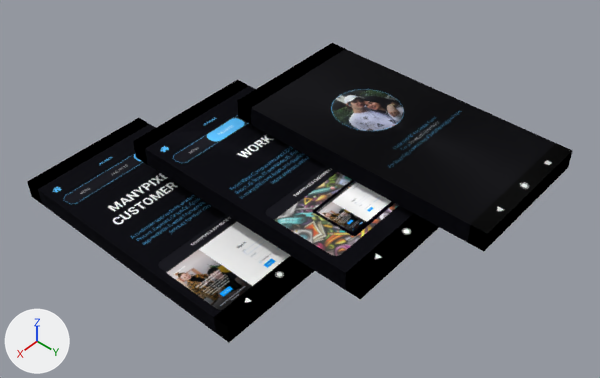
The Blender file src/assets/imgs/portfolio-app/3d.blend: old version first, new version second.
Before and after are seen from a 50 mm lens placed at (11.18, 11.93, 12.59), pointed at (-0.11, 1.99, -0.4). The lights are fixed; the arrows at lower left show +X, +Y and +Z.
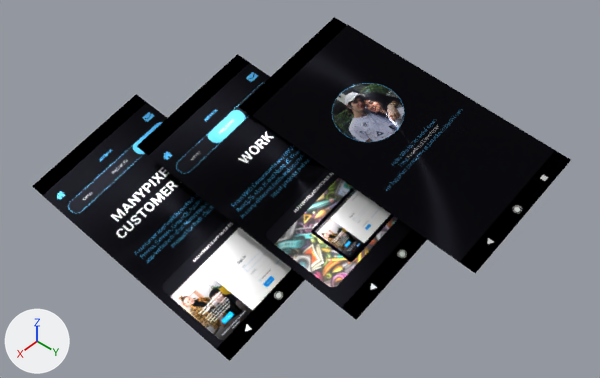
Location of each change, [x1, y1, x2, y2] in pixels of the pictures (600 x 378 px):
'Cube.001', turned, rescaled
    before: [251, 49, 573, 251]
    after: [252, 25, 571, 273]
'Cube', surface changed, turned, rescaled
    before: [145, 86, 439, 299]
    after: [149, 63, 427, 320]
'Cube.005', surface changed, turned, rescaled
    before: [38, 124, 314, 342]
    after: [42, 103, 305, 361]
'Cube.003', moved, turned, rescaled
    before: [133, 80, 249, 164]
    after: [137, 54, 250, 156]
'Cube.004', moved, turned, rescaled
    before: [27, 118, 149, 204]
    after: [32, 94, 147, 195]
'Cube.002', moved, turned, rescaled
    before: [237, 43, 345, 124]
    after: [239, 17, 347, 116]

The change, as a diff of the scene's bpy script:
```diff
--- a/src/assets/imgs/portfolio-app/3d.blend.py
+++ b/src/assets/imgs/portfolio-app/3d.blend.py
@@ mat_material @@
 n1 = _N.new('ShaderNodeBsdfPrincipled'); n1.name = 'Principled BSDF'
 n1.subsurface_method = 'BURLEY'
-n1.inputs[1].default_value = 0.125  # 'Metallic'
-n1.inputs[2].default_value = 0.4  # 'Roughness'
+n1.inputs[1].default_value = 1.0  # 'Metallic'
+n1.inputs[2].default_value = 0.514  # 'Roughness'
 n1.inputs[13].default_value = 0.0  # 'Specular IOR Level'
@@ mat_material @@
 n2 = _N.new('ShaderNodeTexImage'); n2.name = 'Image Texture'
 n2.image = img_2_png
+n2.interpolation = 'Closest'
 n3 = _N.new('ShaderNodeMix'); n3.name = 'Mix'
 n3.data_type = 'RGBA'
-n3.inputs[0].default_value = 0.125  # 'Factor'
+n3.inputs[0].default_value = 1.0  # 'Factor'
 n3.inputs[7].default_value = (1.0, 1.0, 1.0, 1.0)  # 'B', white #ffffff
@@ mat_material_014 @@
 mat_material_014.texture = img_3_png_001
-mat_material_014.metallic = 0.125
-mat_material_014.roughness = 0.4
+mat_material_014.metallic = 1.0
 mat_material_014.specular_ior_level = 0.0
+mat_material_014.anisotropic = 1.0
@@ ob_cube @@
 ob_cube.location = (0.0, 2.01, 0.0)
-ob_cube.scale = (1.8, 3.3, 0.25)
+ob_cube.rotation_euler = (-0.157, 0.314, -0.0524)  # degrees (-9, 18, -3)
+ob_cube.scale = (1.8, 3.3, 0.01)
@@ ob_cube_001 @@
 ob_cube_001.location = (-2.16, 3.48, 0.74)
-ob_cube_001.scale = (1.8, 3.3, 0.25)
+ob_cube_001.rotation_euler = (-0.157, 0.314, -0.0524)  # degrees (-9, 18, -3)
+ob_cube_001.scale = (1.8, 3.3, 0.01)
@@ ob_cube_002 @@
 ob_cube_002 = bpy.data.objects.new('Cube.002', me_cube_002)
-ob_cube_002.location = (-2.15, -0.03, 0.75)
-ob_cube_002.scale = (1.8, 0.22, 0.25)
+ob_cube_002.location = (-2.15, 0.0, 1.25)
+ob_cube_002.rotation_euler = (-0.157, 0.314, -0.0524)  # degrees (-9, 18, -3)
+ob_cube_002.scale = (1.8, 0.22, 0.01)
@@ ob_cube_003 @@
 ob_cube_003 = bpy.data.objects.new('Cube.003', me_cube_003)
-ob_cube_003.location = (0.0, -1.51, 0.0)
-ob_cube_003.scale = (1.8, 0.22, 0.25)
+ob_cube_003.location = (-0.02, -1.47, 0.53)
+ob_cube_003.rotation_euler = (-0.157, 0.314, -0.0524)  # degrees (-9, 18, -3)
+ob_cube_003.scale = (1.8, 0.22, 0.01)
@@ ob_cube_005 @@
 ob_cube_005.location = (2.0, 0.14, -1.05)
-ob_cube_005.scale = (1.8, 3.3, 0.25)
+ob_cube_005.rotation_euler = (-0.157, 0.314, -0.0524)  # degrees (-9, 18, -3)
+ob_cube_005.scale = (1.8, 3.3, 0.01)
@@ ob_cube_004 @@
 ob_cube_004 = bpy.data.objects.new('Cube.004', me_cube_004)
-ob_cube_004.location = (2.0, -3.38, -1.05)
-ob_cube_004.scale = (1.8, 0.22, 0.25)
+ob_cube_004.location = (1.98, -3.33, -0.53)
+ob_cube_004.rotation_euler = (-0.157, 0.314, -0.0524)  # degrees (-9, 18, -3)
+ob_cube_004.scale = (1.8, 0.22, 0.01)
```
